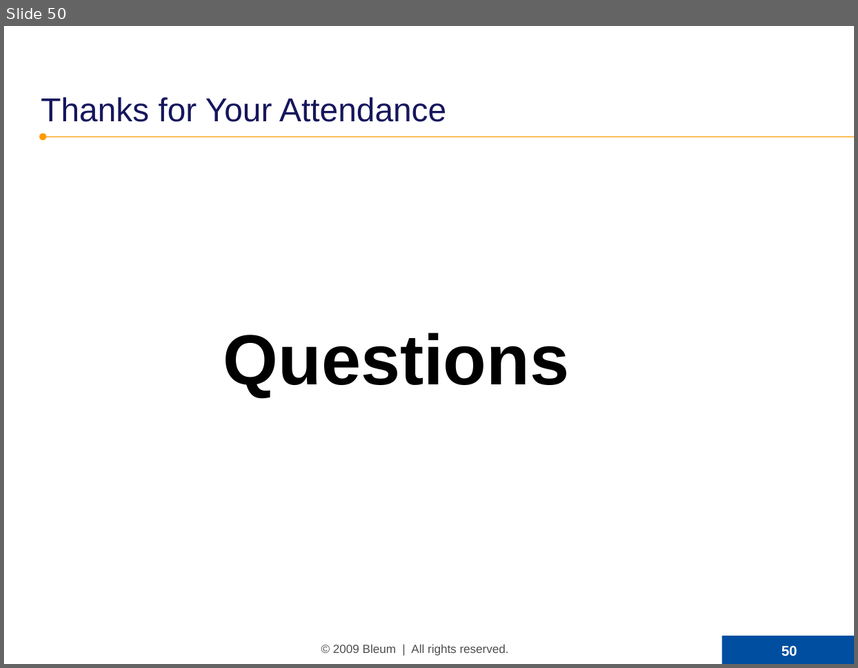
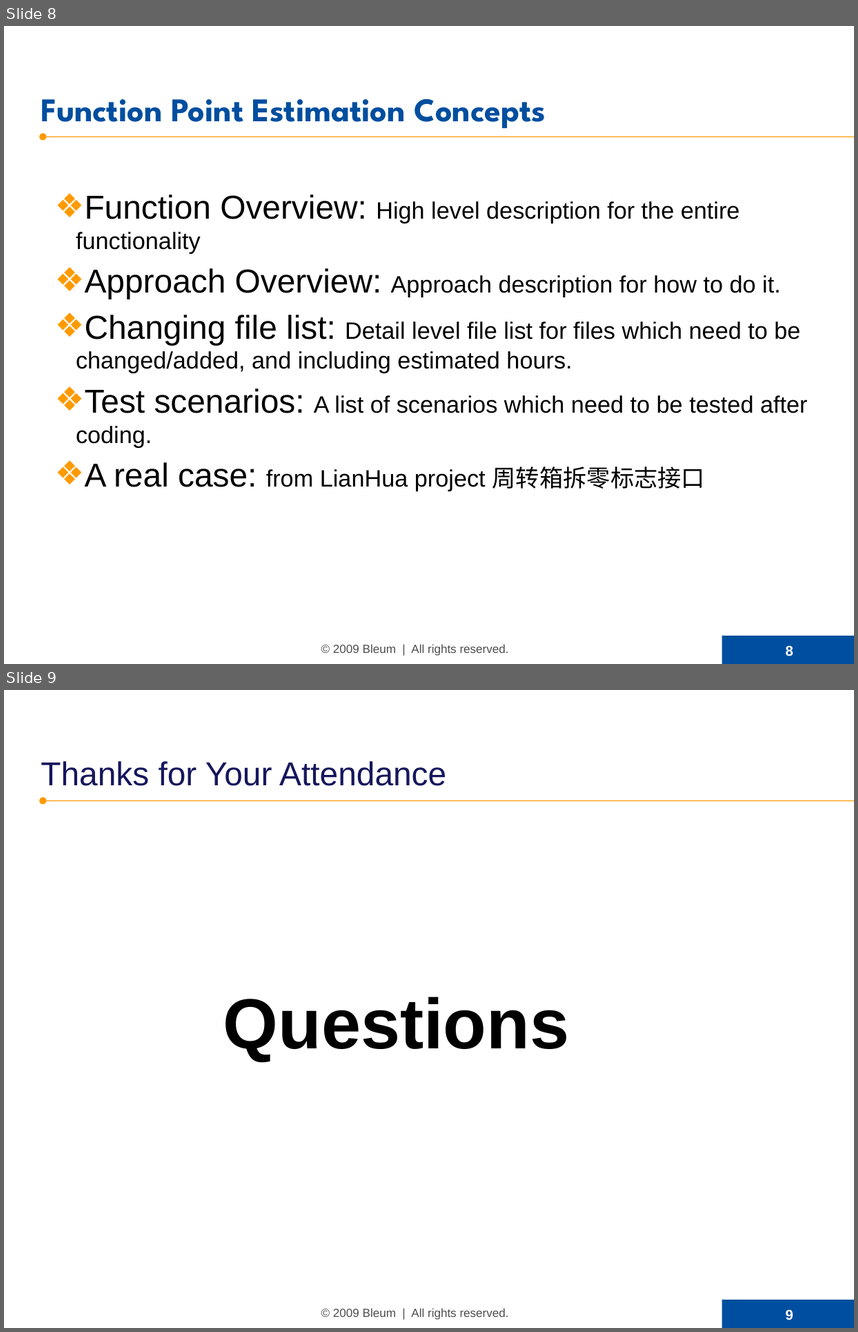
Before and after one commit to SamNiBoy/ForWork, a slide deck: Software Estimation (WMS).ppt. Shown one above the other, each under a label of ours: slide 50 before the commit, slides 8 and 9 after it. The pictures are 858x668 and 858x1332 pixels, drawn with LibreOffice and Linux fonts; fonts in the diff are those of the drawing; background and template pictures are left out. Boxes give left, top, right and bottom in pixels: in the first picture for what was removed or moved away, otherwise in the second. Text is boxed around its words. In the diff, an @@ line names an element or a change of style, - is before the commit and + after.

```diff
--- a/Software Estimation (WMS).ppt
+++ b/Software Estimation (WMS).ppt
@@ slide 8 added at (4,26,854,664), background picture (left out); not listed: 5 template elements that a slide beside it also shows @@
@@ title added at (41,98,546,128), 28 pt, text #004E9F, bold @@
+Function Point Estimation Concepts
@@ text added at (76,194,807,490), 20 pt, text #000000 @@
+❖ Function Overview: High level description for the entire functionality
+❖ Approach Overview: Approach description for how to do it.
+❖ Changing file list: Detail level file list for files which need to be changed/added, and including estimated hours.
+❖ Test scenarios: A list of scenarios which need to be tested after coding.
+❖ A real case: from LianHua project 周转箱拆零标志接口
@@ what was slide 50 is now slide 9 @@
@@ page number at (786,1309,793,1319): text changed @@
-50
+9
```
Also in this commit, not shown: 3 slides changed, 3 other slides added, 45 slides removed, 5 other files.
